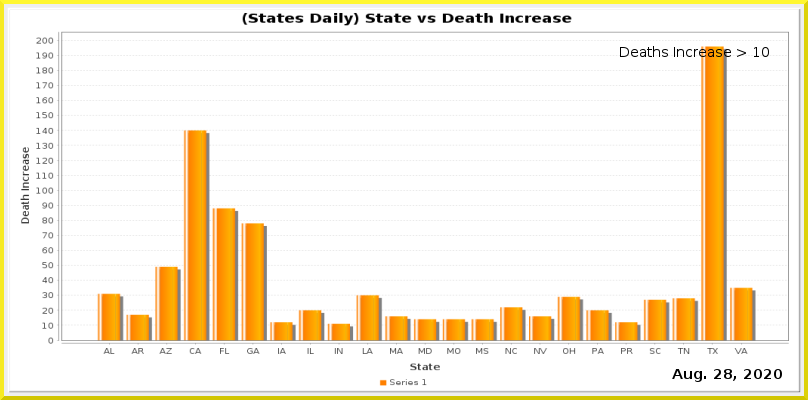
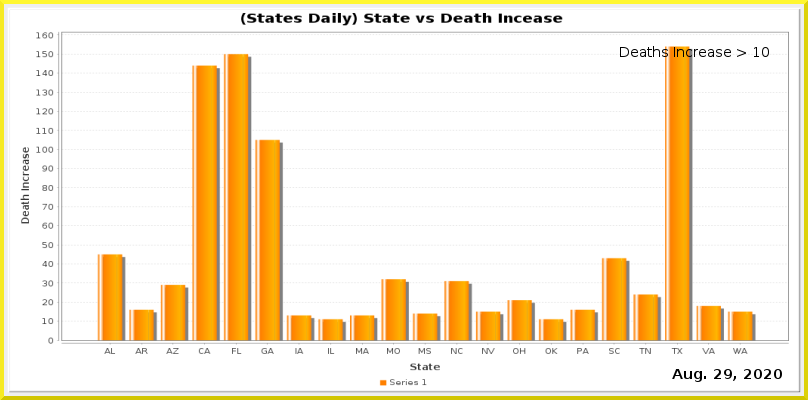
Layers edited between the first and the second 808px x 400px image:
painted on "Current Date" over [724, 369, 732, 379]
painted on "Date_vs_TestIncrease.png" over [36, 12, 789, 354]
